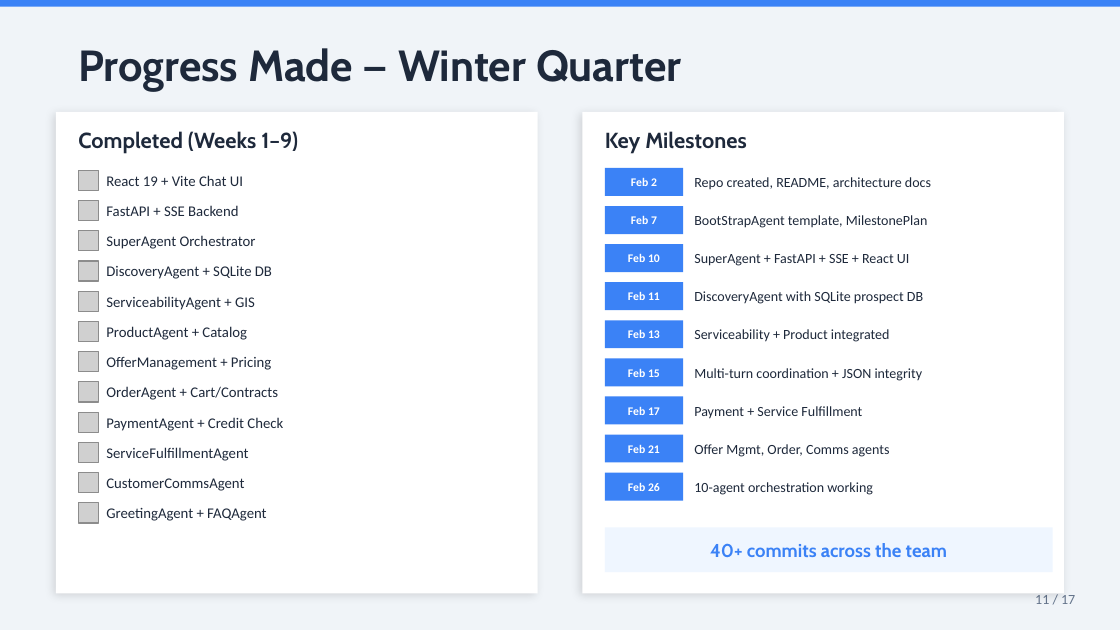
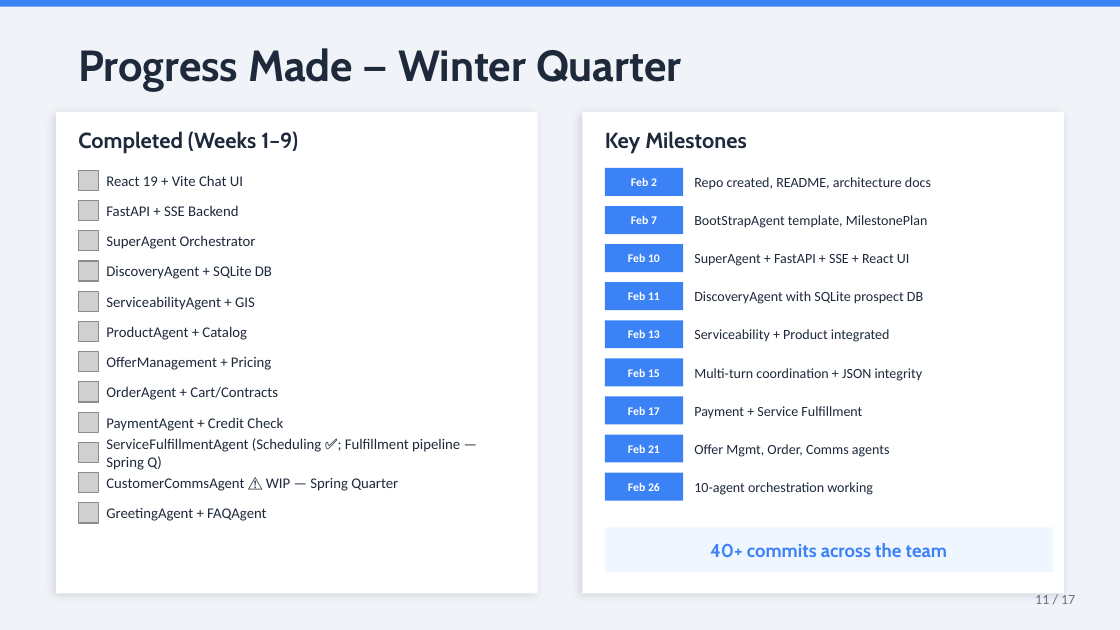
Before and after one commit to sudhamanc/ConversationalSalesAgent, a slide deck: slide 13 of B2B_Sales_Agent_Progress_Report.pptx. Drawn at 1120x630 pixels with LibreOffice and Linux fonts; fonts in the diff are those of the drawing; grey boxes stand for pictures. Boxes give left, top, right and bottom in pixels: in the first picture for what was removed or moved away, otherwise in the second. Text is boxed around its words. In the diff, an @@ line names an element or a change of style, - is before the commit and + after.

```diff
--- a/B2B_Sales_Agent_Progress_Report.pptx
+++ b/B2B_Sales_Agent_Progress_Report.pptx
@@ text at (x1=106, y1=438, x2=460, y2=470): text changed @@
-ServiceFulfillmentAgent
+ServiceFulfillmentAgent (Scheduling ✅; Fulfillment pipeline — Spring Q)
@@ text at (x1=106, y1=478, x2=398, y2=491): text changed @@
-CustomerCommsAgent
+CustomerCommsAgent ⚠️ WIP — Spring Quarter
```
Also in this commit, not shown: 1 other slide changed, 1 other file.
